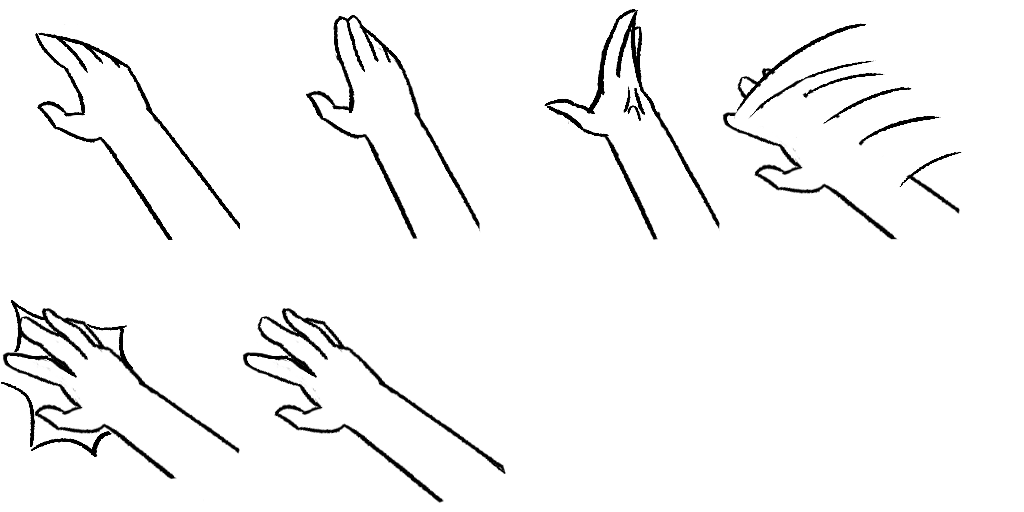
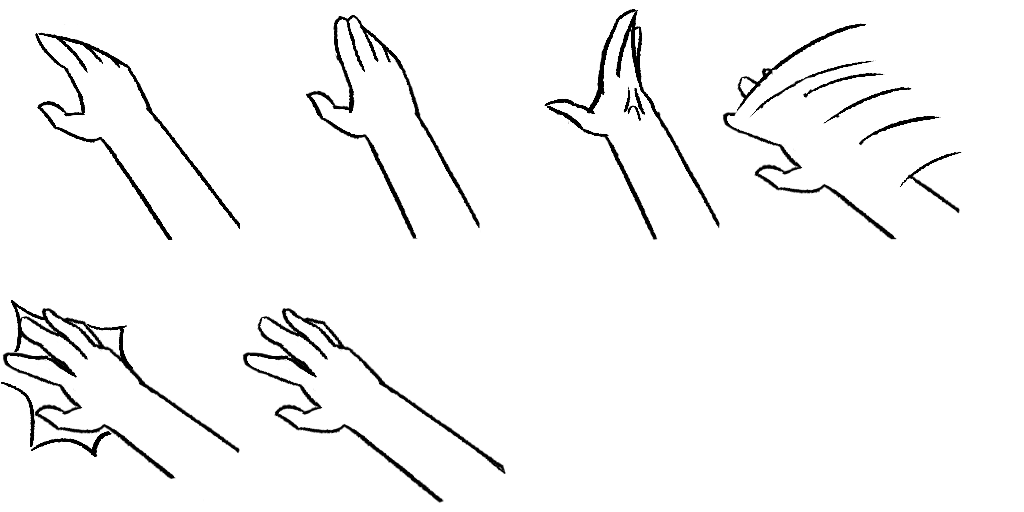
Before/after of a w=1024, h=512 layered artwork. What changed in the layer stack:
painted on "Sprite 1" over [left=38, top=35, right=240, bottom=240]
painted on "Sprite 2" over [left=311, top=17, right=481, bottom=239]
painted on "Sprite 3" over [left=549, top=12, right=720, bottom=240]
painted on "Sprite 4" over [left=727, top=69, right=960, bottom=240]
painted on "Sprite 5" over [left=7, top=311, right=240, bottom=480]
painted on "Sprite 6" over [left=247, top=311, right=480, bottom=480]
